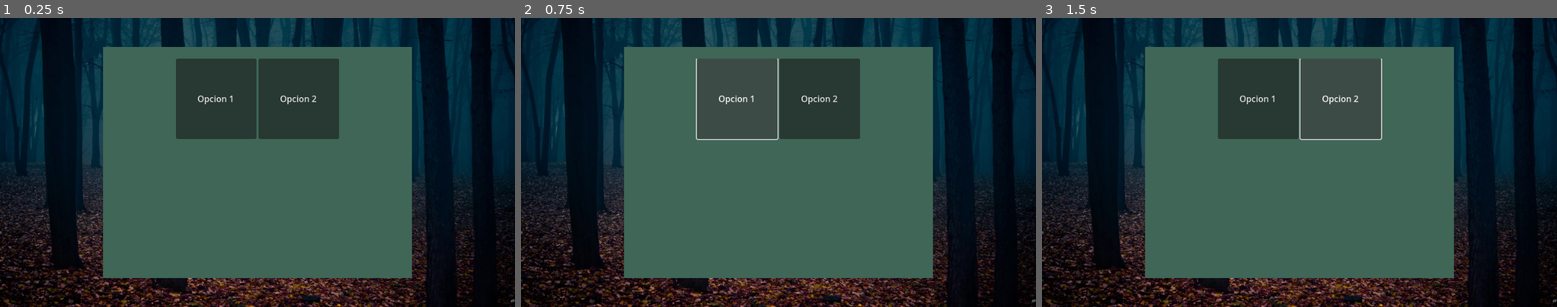
Above: before the commit, frames 1-3 (left to right).
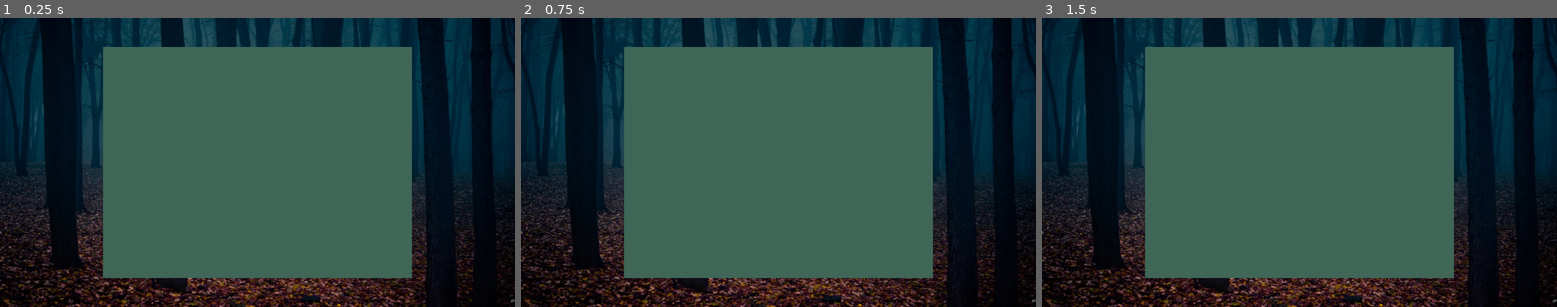
Above: after the commit, the same moments.

Repository: c-dez/furrymon_interlude_prototype
Game: Godot game, scene res://scenes/main/main.tscn
Two runs of this game, one before a commit and one after it. Both use one fixed random seed, a clock stepped at 60 frames per second and the inputs below.
Inputs (mouse positions are in pixels of both pictures, inside the frame that each line leads up to):
- Up to frame 1 (0.25 s): no input
- Up to frame 2 (0.75 s): click (737, 98) at 0.5 s, where only the run before the commit has a clickable "Opcion 1"
- Up to frame 3 (1.5 s): click (1340, 98) at 1.25 s, where only the run before the commit has a clickable "Opcion 2"

The runs differ from the first frame. In frame 1, 8.7% of the frame differs, in the area x 34-66%, y 14-42%; in frame 2, 8.8%, in the area x 33-66%, y 14-43%; in frame 3, 8.8%.

Commit message:
agregado options_btns y dialogo relacionado

Diff:
--- a/dialogos/dialogo.json
+++ b/dialogos/dialogo.json
@@ -28,7 +28,16 @@
 						"personaje": "Potion Seller",
 						"lineas": [
 							"You can’t handle my potions! They would burn your insides!"
-						]
+						],
+
+						"siguiente":{
+							"personaje":"opciones",
+							"lineas":[
+								"esta es opcion 1", "y esta opcion 2"
+							]
+
+						}
+
 					}
 				}
 			}
--- a/project.godot
+++ b/project.godot
@@ -25,6 +25,14 @@
 window/size/initial_position_type=3
 window/size/resizable=false
 
+[input]
+
+e_key={
+"deadzone": 0.2,
+"events": [Object(InputEventKey,"resource_local_to_scene":false,"resource_name":"","device":-1,"window_id":0,"alt_pressed":false,"shift_pressed":false,"ctrl_pressed":false,"meta_pressed":false,"pressed":false,"keycode":0,"physical_keycode":69,"key_label":0,"unicode":101,"location":0,"echo":false,"script":null)
+]
+}
+
 [input_devices]
 
 pointing/emulate_touch_from_mouse=true
--- a/scenes/chat_app/chat_app.gd
+++ b/scenes/chat_app/chat_app.gd
@@ -7,6 +7,8 @@
 
 var left_chat: Resource = preload("res://scenes/chat_app/chat_boxes/left/left_chat_box.tscn")
 var right_chat: Resource = preload("res://scenes/chat_app/chat_boxes/right/right_chat_box.tscn")
+#optionsBtns
+var options_btns: Resource = preload("res://scenes/chat_app/chat_boxes/options_btns/options_btns.tscn")
 
 var dialogo_actual = {}
 var index: int = 0
@@ -31,6 +33,27 @@
 
 	pass
 
+func imprimir_opciones() -> void:
+	var instance: OptionsBtns = options_btns.instantiate()
+	v_box.add_child(instance)
+	instance.option_1.text = "texto1"
+	instance.option_2.text = "texto2"
+	#senales
+	instance.option_1.connect("pressed", Callable(self, "_on_option_1_pressed").bind(instance.option_1.text))
+	instance.option_2.connect("pressed", Callable(self, "_on_option_2_pressed").bind(instance.option_2.text))
+
+	await get_tree().process_frame
+	scroll_container.ensure_control_visible(instance)
+
+
+func _on_option_1_pressed(text):
+	print(text)
+
+
+func _on_option_2_pressed(text):
+	print(text)
+
+
 func imprimir_linea() -> void:
 	if dialogo_actual == null:
 		print("dialogo null")
@@ -48,6 +71,21 @@
 			await get_tree().process_frame
 			scroll_container.ensure_control_visible(instance)
 			index += 1
+			pass
+
+
+		elif personaje == "opciones":
+			var instance: OptionsBtns = options_btns.instantiate()
+			v_box.add_child(instance)
+			instance.option_1.text = lineas[0]
+			instance.option_2.text = lineas[1]
+			#senales
+			instance.option_1.connect("pressed", Callable(self, "_on_option_1_pressed").bind(instance.option_1.text))
+			instance.option_2.connect("pressed", Callable(self, "_on_option_2_pressed").bind(instance.option_2.text))
+
+			await get_tree().process_frame
+			scroll_container.ensure_control_visible(instance)
+			index +=1
 			pass
 		else:
 			var instance: LeftChatBox = left_chat.instantiate()
--- a/scenes/chat_app/chat_app.tscn
+++ b/scenes/chat_app/chat_app.tscn
@@ -32,19 +32,3 @@
 [node name="VBoxContainer" type="VBoxContainer" parent="ScrollContainer"]
 layout_mode = 2
 size_flags_horizontal = 3
-
-[node name="OptionsBtns" type="HBoxContainer" parent="ScrollContainer/VBoxContainer"]
-custom_minimum_size = Vector2(500, 150)
-layout_mode = 2
-alignment = 1
-
-[node name="Button" type="Button" parent="ScrollContainer/VBoxContainer/OptionsBtns"]
-custom_minimum_size = Vector2(150, 150)
-layout_mode = 2
-text = "Opcion 1"
-icon_alignment = 1
-
-[node name="Button2" type="Button" parent="ScrollContainer/VBoxContainer/OptionsBtns"]
-custom_minimum_size = Vector2(150, 150)
-layout_mode = 2
-text = "Opcion 2"
--- /dev/null
+++ b/scenes/chat_app/chat_boxes/options_btns/options_btns.gd
@@ -0,0 +1,6 @@
+class_name OptionsBtns
+extends HBoxContainer
+
+
+@onready var option_1: Button = get_node("Button")
+@onready var option_2: Button = get_node("Button2")
--- /dev/null
+++ b/scenes/chat_app/chat_boxes/options_btns/options_btns.tscn
@@ -0,0 +1,19 @@
+[gd_scene load_steps=2 format=3 uid="uid://fi7mnwrgwf3b"]
+
+[ext_resource type="Script" uid="uid://bd0e2kxp18eh" path="res://scenes/chat_app/chat_boxes/options_btns/options_btns.gd" id="1_73oec"]
+
+[node name="OptionsBtns" type="HBoxContainer"]
+custom_minimum_size = Vector2(500, 150)
+alignment = 1
+script = ExtResource("1_73oec")
+
+[node name="Button" type="Button" parent="."]
+custom_minimum_size = Vector2(150, 150)
+layout_mode = 2
+text = "Opcion 1"
+icon_alignment = 1
+
+[node name="Button2" type="Button" parent="."]
+custom_minimum_size = Vector2(150, 150)
+layout_mode = 2
+text = "Opcion 2"
Not shown, added: scenes/chat_app/chat_boxes/options_btns/options_btns.gd.uid
